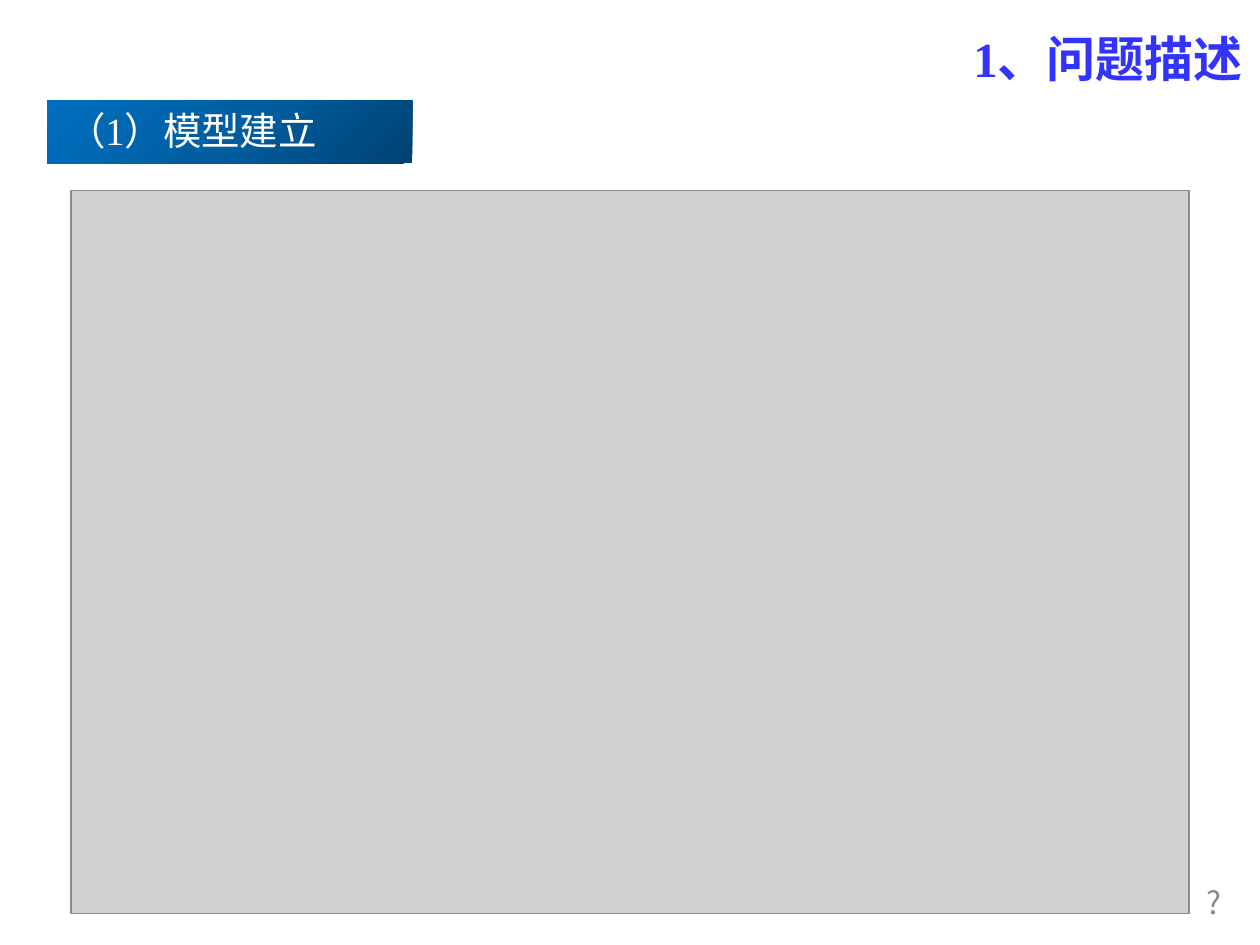
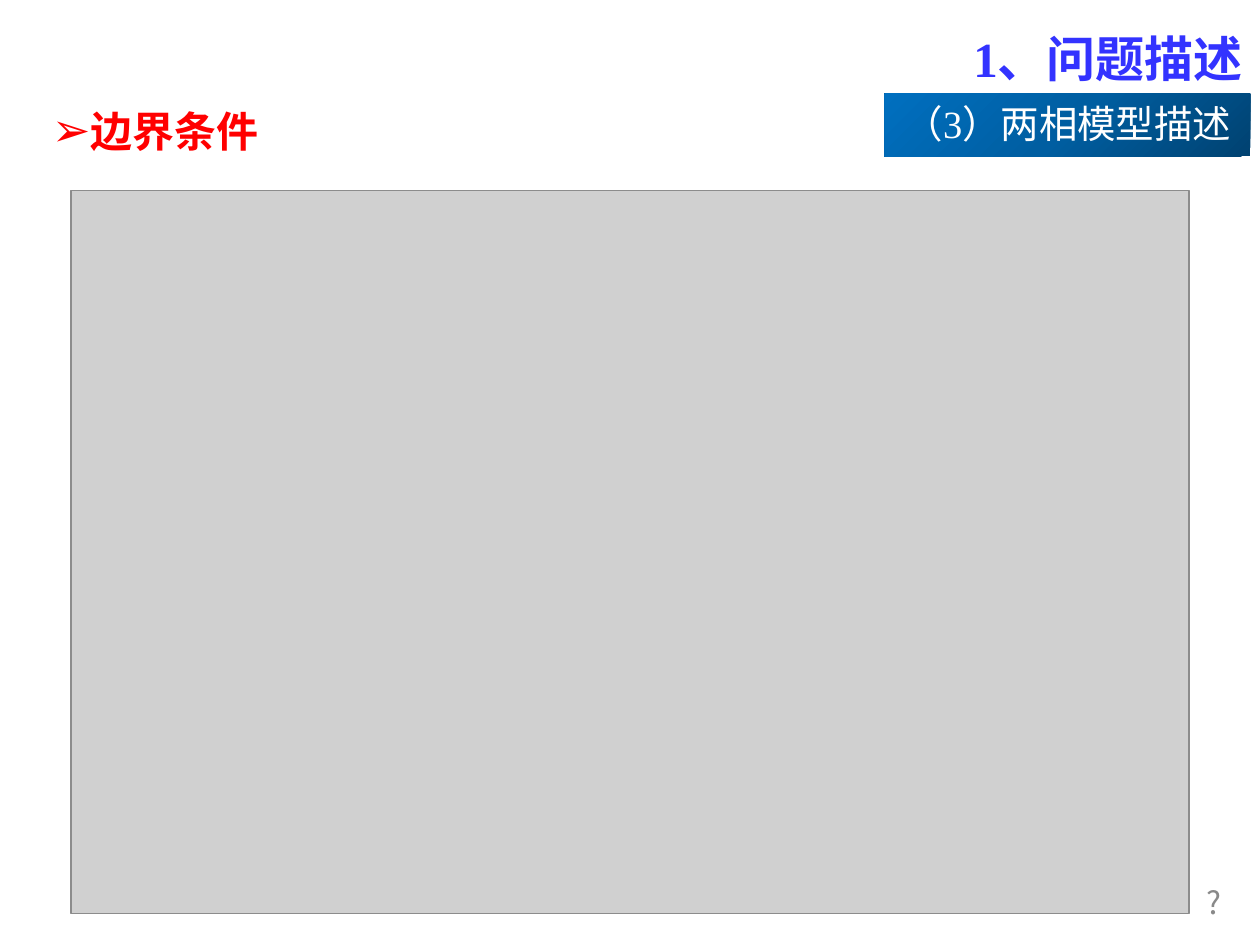
Before and after one commit to PaperStrange/ResearchRecorder, a slide deck: slide 8 of Report notes/GDL_PorosityDistribution.pptx (slide 4 before the commit). Drawn at 1260x945 pixels with LibreOffice and Linux fonts; fonts in the diff are those of the drawing; grey boxes stand for pictures. Boxes give left, top, right and bottom in pixels: in the first picture for what was removed or moved away, otherwise in the second. Text is boxed around its words. In the diff, an @@ line names an element or a change of style, - is before the commit and + after.

```diff
--- a/Report notes/GDL_PorosityDistribution.pptx
+++ b/Report notes/GDL_PorosityDistribution.pptx
@@ text removed at (67, 112, 317, 149) @@
-（1）模型建立
@@ text added at (90, 111, 258, 151), 24 pt, text #FF0000, bold @@
+➢ 边界条件
@@ rectangle: place and size @@
-rectangle at (47, 101, 412, 164)
+rectangle at (885, 93, 1250, 156)
@@ text added at (905, 103, 1232, 149), 22 pt, text #FFFFFF @@
+（3）两相模型描述
```
Also in this commit, not shown: 7 other slides changed, 5 slides added, 2 slides removed.
